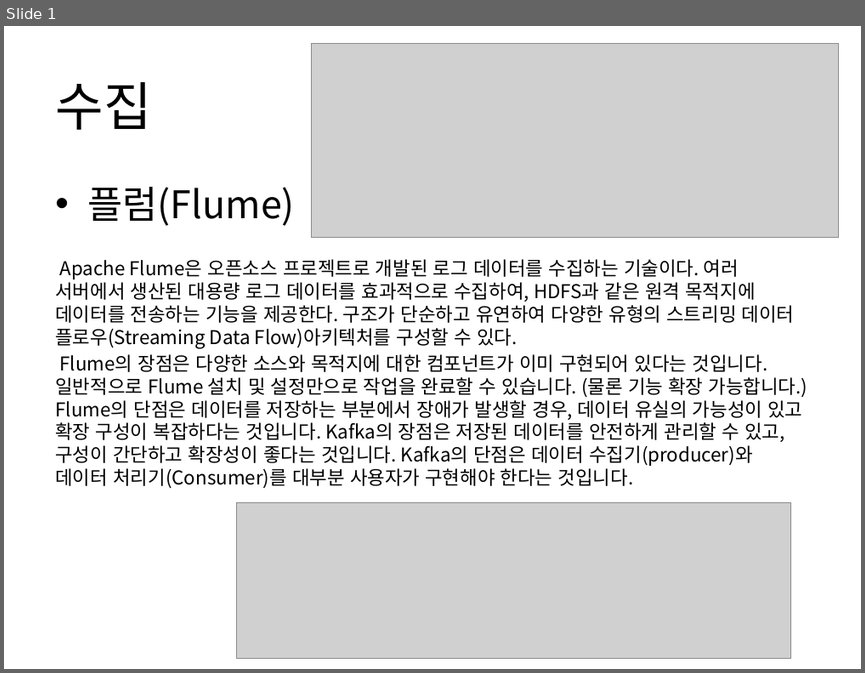
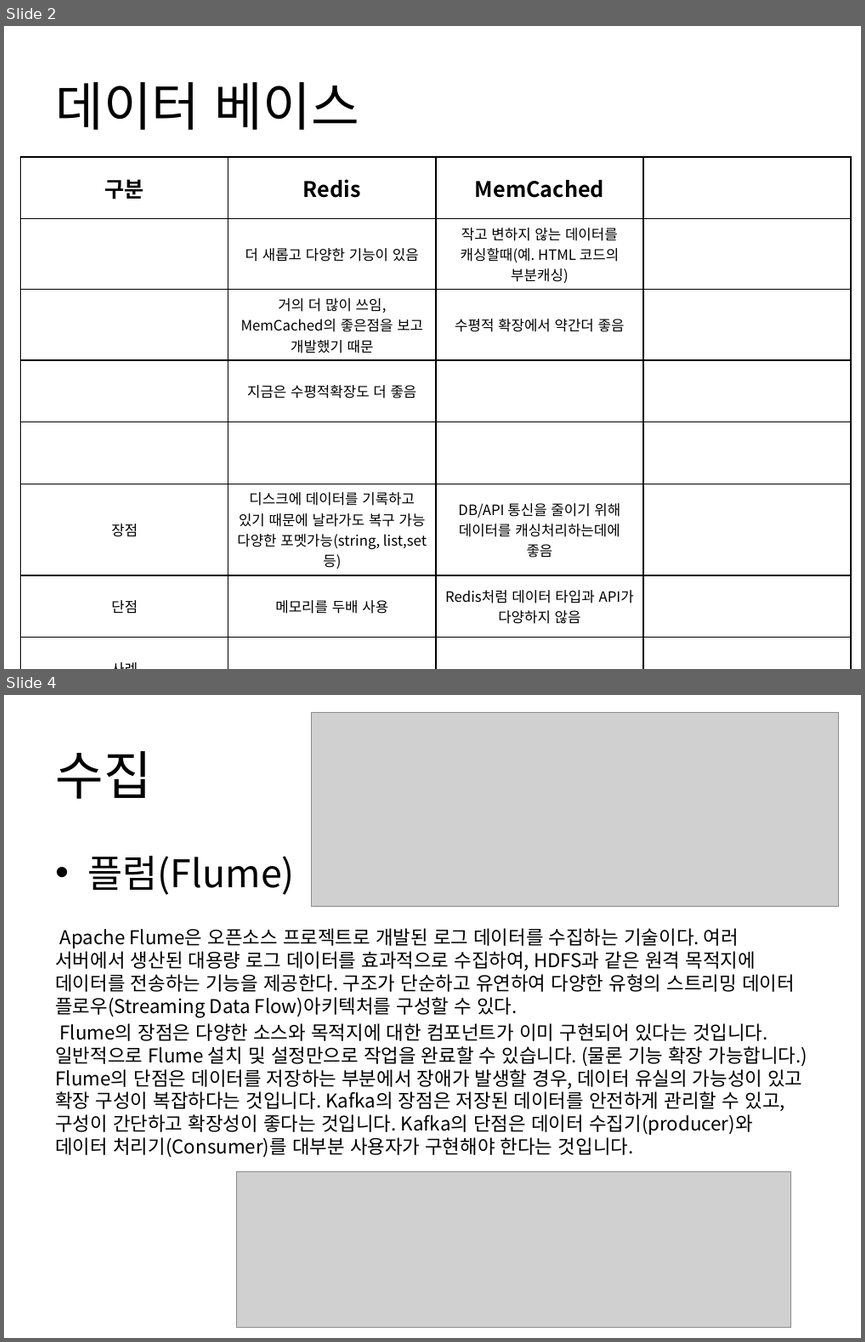
Before and after one commit to Heechul90/BigData_Project, a slide deck: 하둡에코시스템.pptx. Shown one above the other, each under a label of ours: slide 1 before the commit, slides 2 and 4 after it; the slides between them are not shown. The pictures are 865x673 and 865x1342 pixels, drawn with LibreOffice and Linux fonts; fonts in the diff are those of the drawing; grey boxes stand for pictures. Boxes give left, top, right and bottom in pixels: in the first picture for what was removed or moved away, otherwise in the second. Text is boxed around its words. In the diff, an @@ line names an element or a change of style, - is before the commit and + after.

```diff
--- a/하둡에코시스템.pptx
+++ b/하둡에코시스템.pptx
@@ slide 2 added at box(4, 26, 861, 669), background #FFFFFF @@
@@ text added at box(55, 82, 359, 130), 44 pt, text #000000 @@
+데이터 베이스
@@ table added at box(21, 157, 851, 667), 8 rows, 4 columns @@
+구분 | Redis | MemCached | 
+ | 더 새롭고 다양한 기능이 있음 | 작고 변하지 않는 데이터를 캐싱할때(예. HTML 코드의 부분캐싱) | 
+ | 거의 더 많이 쓰임, MemCached의 좋은점을 보고 개발했기 때문 | 수평적 확장에서 약간더 좋음 | 
+ | 지금은 수평적확장도 더 좋음 |  | 
+ |  |  | 
+장점 | 디스크에 데이터를 기록하고 있기 때문에 날라가도 복구 가능 / 다양한 포멧가능(string, list,set등) | DB/API 통신을 줄이기 위해 데이터를 캐싱처리하는데에 좋음 | 
+단점 | 메모리를 두배 사용 | Redis처럼 데이터 타입과 API가 다양하지 않음 | 
+사례 |  |  | 
@@ what was slide 1 is now slide 4 @@
```
Also in this commit, not shown: 2 other slides added, 1 other file.
